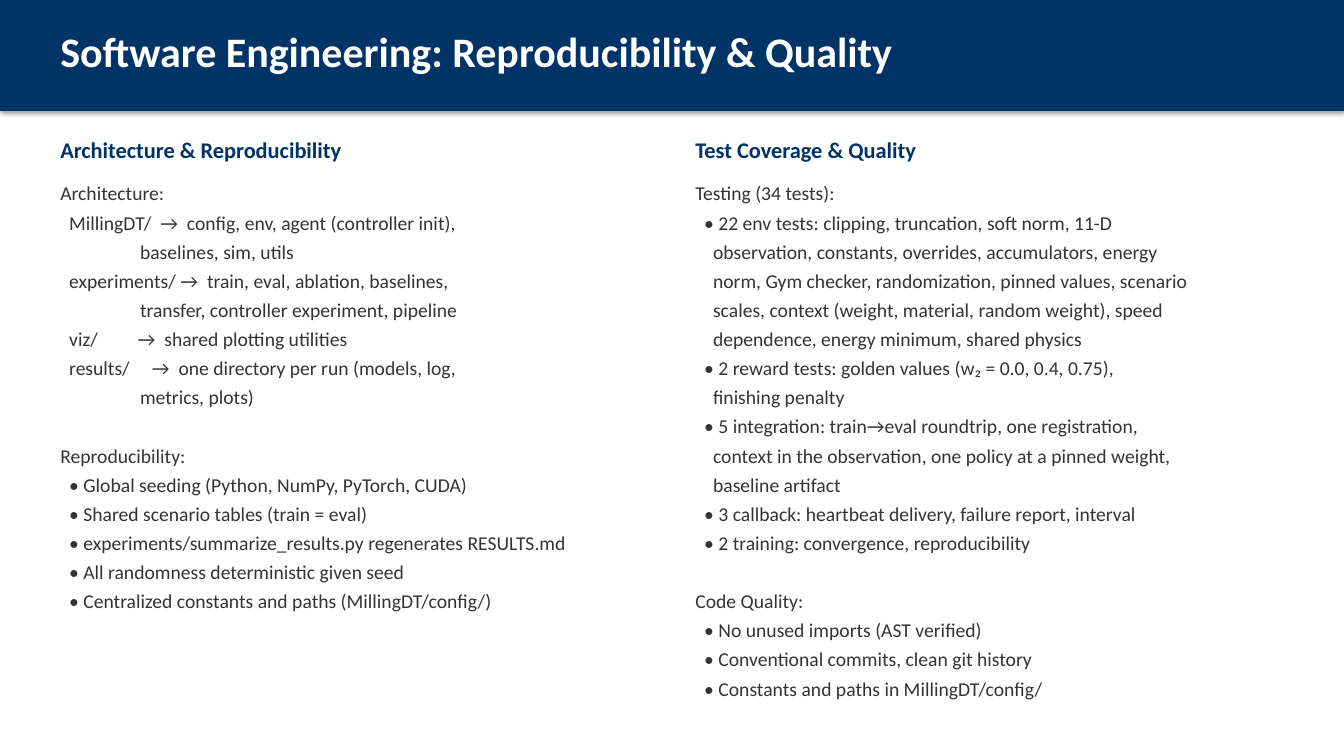
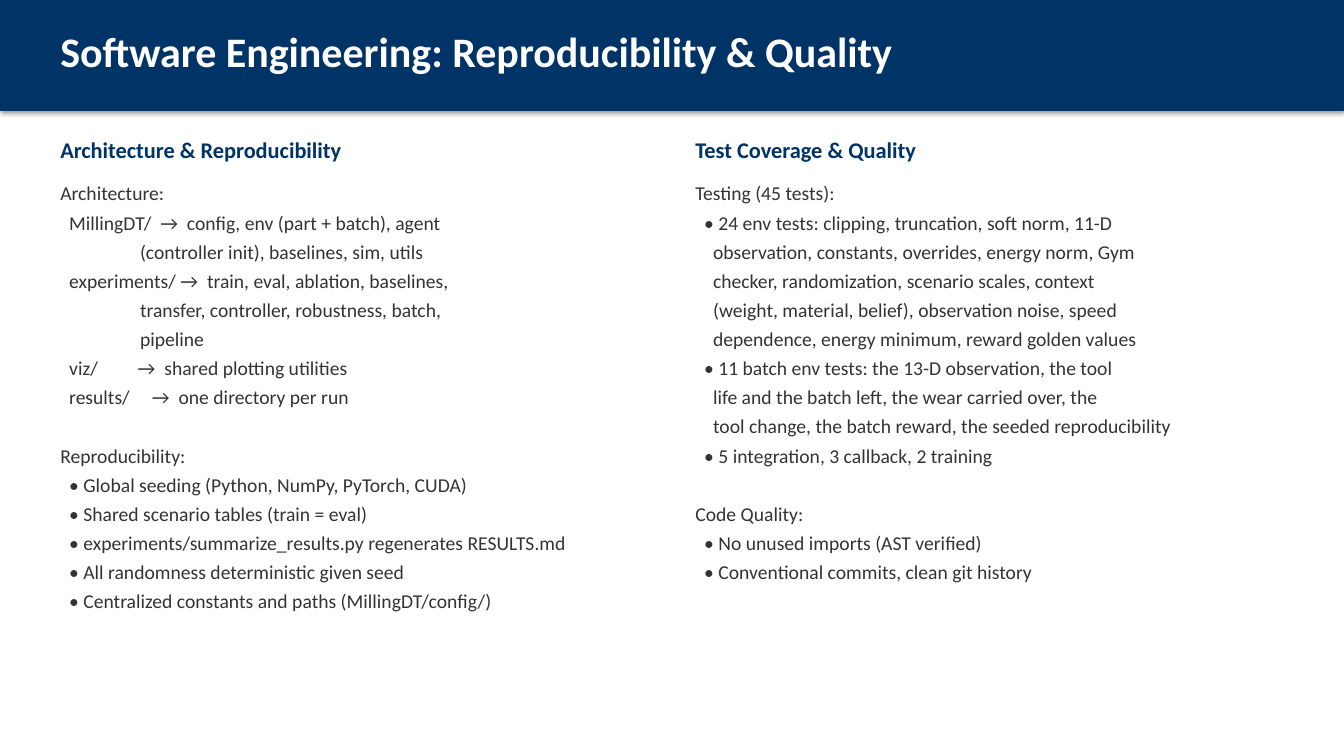
Before and after one commit to AbhinandIITM/AI-in-Mfg, a slide deck: slide 21 of report/presentation.pptx (slide 19 before the commit). Drawn at 1344x756 pixels with LibreOffice and Linux fonts; fonts in the diff are those of the drawing. Boxes give left, top, right and bottom in pixels: in the first picture for what was removed or moved away, otherwise in the second. Text is boxed around its words. In the diff, an @@ line names an element or a change of style, - is before the commit and + after.

Commit message:
docs: the new results, the three fixes and the two new experiments
The documentation is rebuilt around what the work now measures. The reward
scales, the wear calibration and the strengthened classical controller are
described with their reasons, and the three regimes of the robustness
experiment are the central result: inside a perfect digital twin the
controller still wins the reward by a margin inside the noise, the learned
policy is the better throughput operator, and the advantage appears where
the controller's information advantage disappears.

Two claims reversed and are stated as reversals: one policy against 21
per-weight policies is now 1.4% to 5.6% ahead over the lower weights and
behind at the two heaviest, and the controller initialization is now actively
harmful, because the clone starts the policy at the conservative operating
point that the corrected reward punishes.

The report is 33 pages with 8 figures, the deck 28 frames, the PowerPoint
file 25 slides, and all three are rebuilt from the artifacts.

```diff
--- a/report/presentation.pptx
+++ b/report/presentation.pptx
@@ text at [695,186,1170,467]: text changed @@
-Testing (34 tests):
-• 22 env tests: clipping, truncation, soft norm, 11-D
-observation, constants, overrides, accumulators, energy
-norm, Gym checker, randomization, pinned values, scenario
-scales, context (weight, material, random weight), speed
-dependence, energy minimum, shared physics
-• 2 reward tests: golden values (w₂ = 0.0, 0.4, 0.75),
-finishing penalty
-• 5 integration: train→eval roundtrip, one registration,
-context in the observation, one policy at a pinned weight,
-baseline artifact
-• 3 callback: heartbeat delivery, failure report, interval
-• 2 training: convergence, reproducibility
+Testing (45 tests):
+• 24 env tests: clipping, truncation, soft norm, 11-D
+observation, constants, overrides, energy norm, Gym
+checker, randomization, scenario scales, context
+(weight, material, belief), observation noise, speed
+dependence, energy minimum, reward golden values
+• 11 batch env tests: the 13-D observation, the tool
+life and the batch left, the wear carried over, the
+tool change, the batch reward, the seeded reproducibility
+• 5 integration, 3 callback, 2 training
@@ text at [69,216,440,262]: text changed @@
-MillingDT/ → config, env, agent (controller init),
-baselines, sim, utils
+MillingDT/ → config, env (part + batch), agent
+(controller init), baselines, sim, utils
@@ text at [140,303,441,349]: text changed @@
-transfer, controller experiment, pipeline
+transfer, controller, robustness, batch,
+pipeline
@@ text at [69,390,348,407]: text changed @@
-results/ → one directory per run (models, log,
-metrics, plots)
+results/ → one directory per run
@@ text at [718,682,1043,700]: paragraph removed @@
-• Constants and paths in MillingDT/config/
```
Also in this commit, not shown: 18 other slides changed, 2 slides added, 9 other files.
